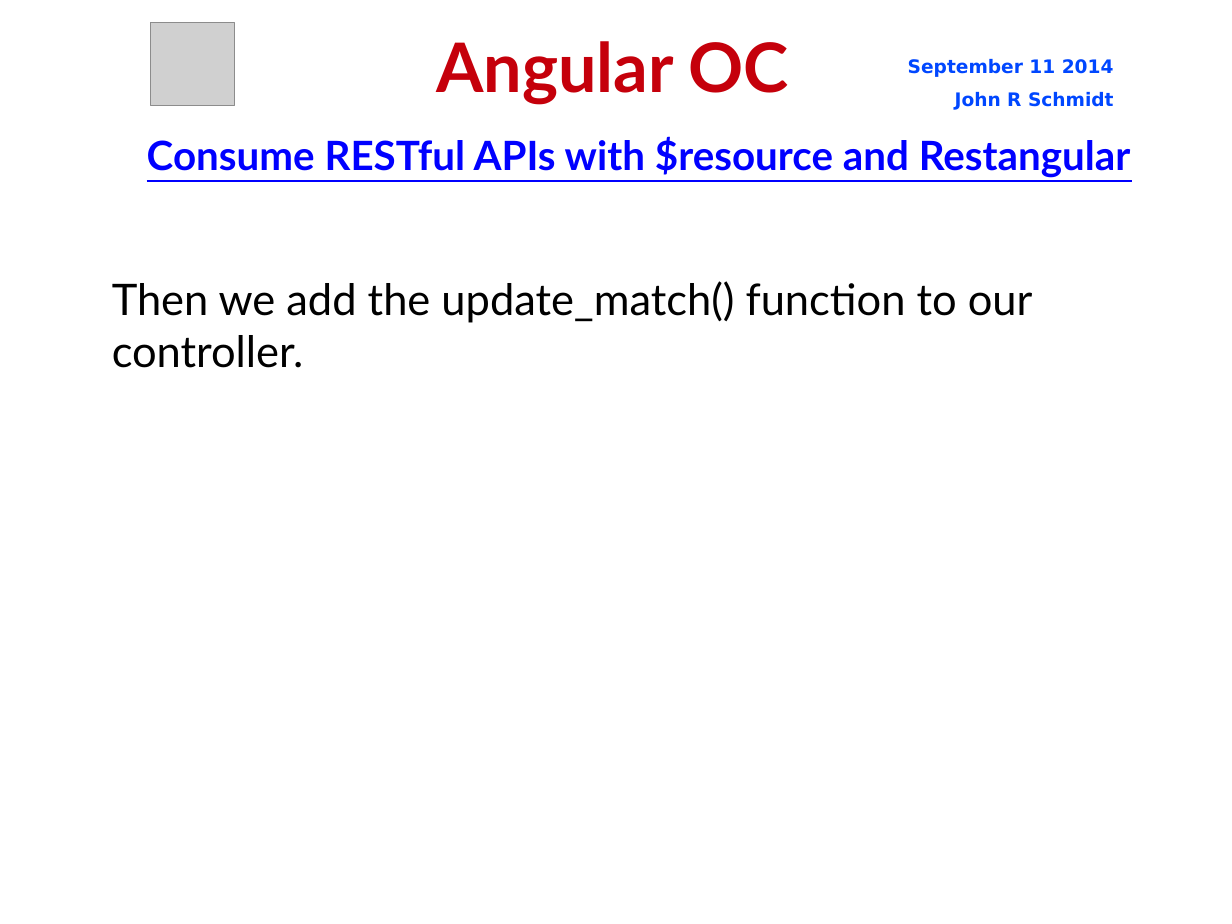
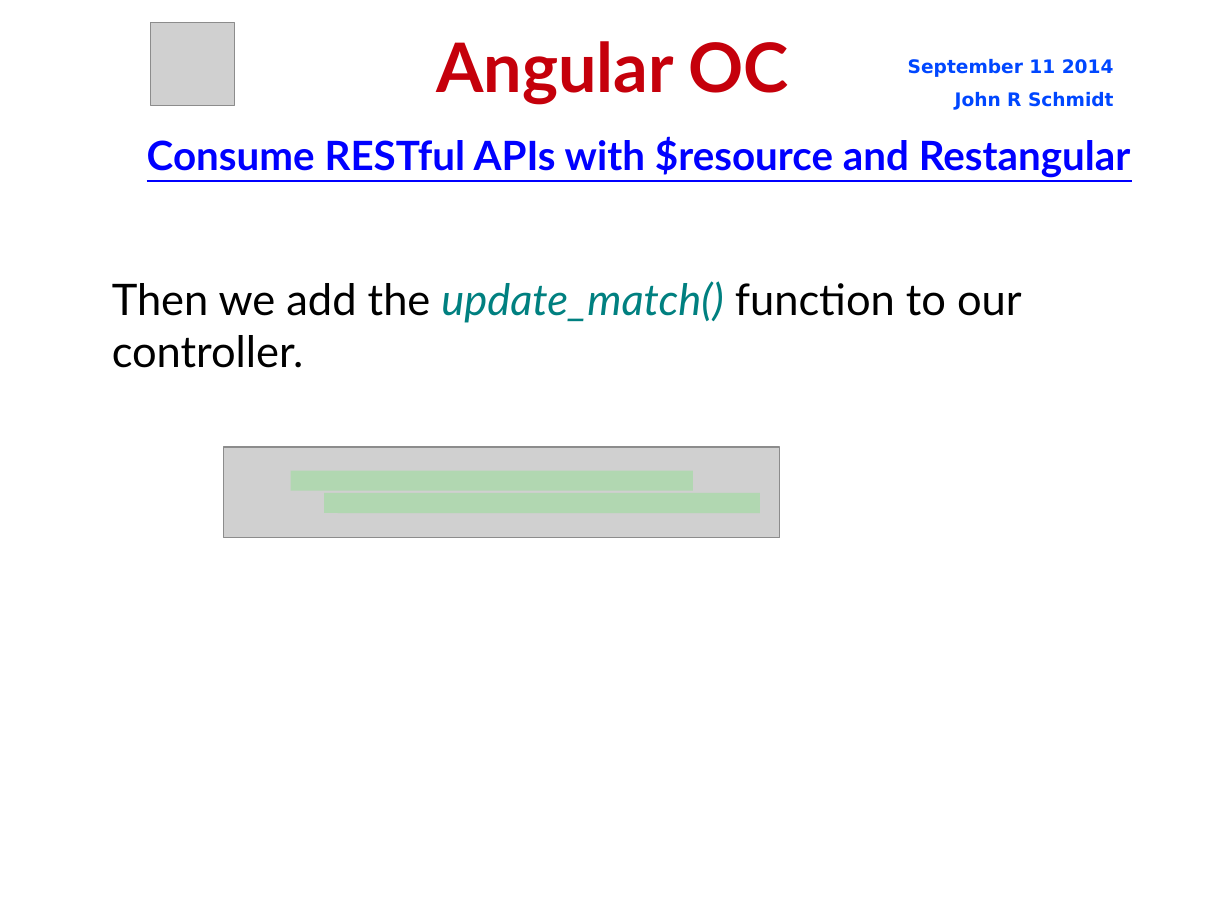
Before and after one commit to jrschmidt/fifa-angular-rest-demo, a slide deck: slide 47 of fifa.odp. Drawn at 1232x924 pixels with LibreOffice and Linux fonts; fonts in the diff are those of the drawing; grey boxes stand for pictures; background and template pictures are left out. Boxes give left, top, right and bottom in pixels: in the first picture for what was removed or moved away, otherwise in the second. Text is boxed around its words. In the diff, an @@ line names an element or a change of style, - is before the commit and + after.

```diff
--- a/fifa.odp
+++ b/fifa.odp
@@ subtitle "Then we add the update_match() ..." at [112, 281, 1022, 368]: text colour #000000 to #008080, italic on in "update_match()" @@
@@ picture added at [224, 447, 780, 538] @@
@@ line added from (291, 481) to (693, 481), #00FF00 12.95 pt @@
@@ line added from (324, 503) to (760, 503), #00FF00 12.95 pt @@
```
Also in this commit, not shown: 4 other slides changed, 4 slides added, 6 other files.
